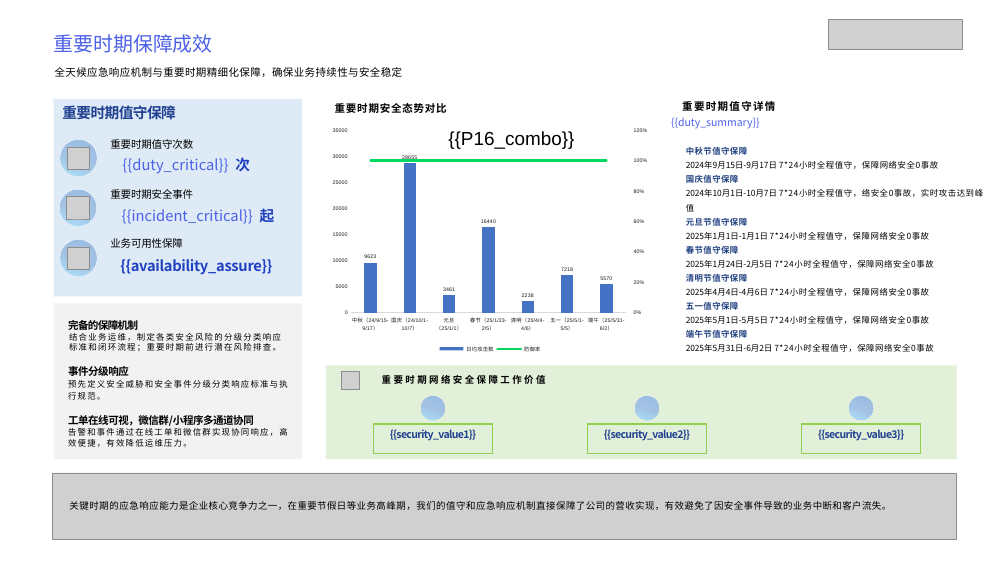
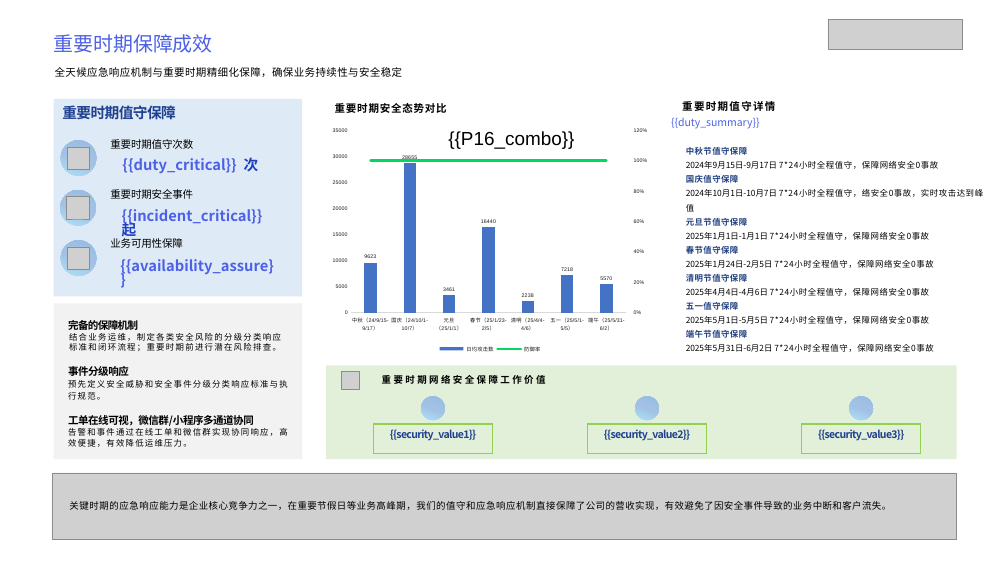
Before and after one commit to Xupai2022/report-generation, a slide deck: slide 16 of mss_ai_ppt_sample_assets/backend/data/templates/经典模板.pptx. Drawn at 1008x567 pixels with LibreOffice and Linux fonts; fonts in the diff are those of the drawing; grey boxes stand for pictures; background and template pictures are left out. Boxes give left, top, right and bottom in pixels: in the first picture for what was removed or moved away, otherwise in the second. Text is boxed around its words. In the diff, an @@ line names an element or a change of style, - is before the commit and + after.

```diff
--- a/mss_ai_ppt_sample_assets/backend/data/templates/经典模板.pptx
+++ b/mss_ai_ppt_sample_assets/backend/data/templates/经典模板.pptx
@@ text "{{duty_critical}} 次" at box(122, 157, 259, 173): bold on @@
@@ text "{{incident_critical}} 起" at box(122, 209, 263, 239): bold on @@
@@ text "{{availability_assure}}" at box(120, 259, 274, 275): text colour #2040C0 to #4C61E7, letter spacing -0.3 to 0 pt @@
```
Also in this commit, not shown: 5 other slides changed, 7 other files.
